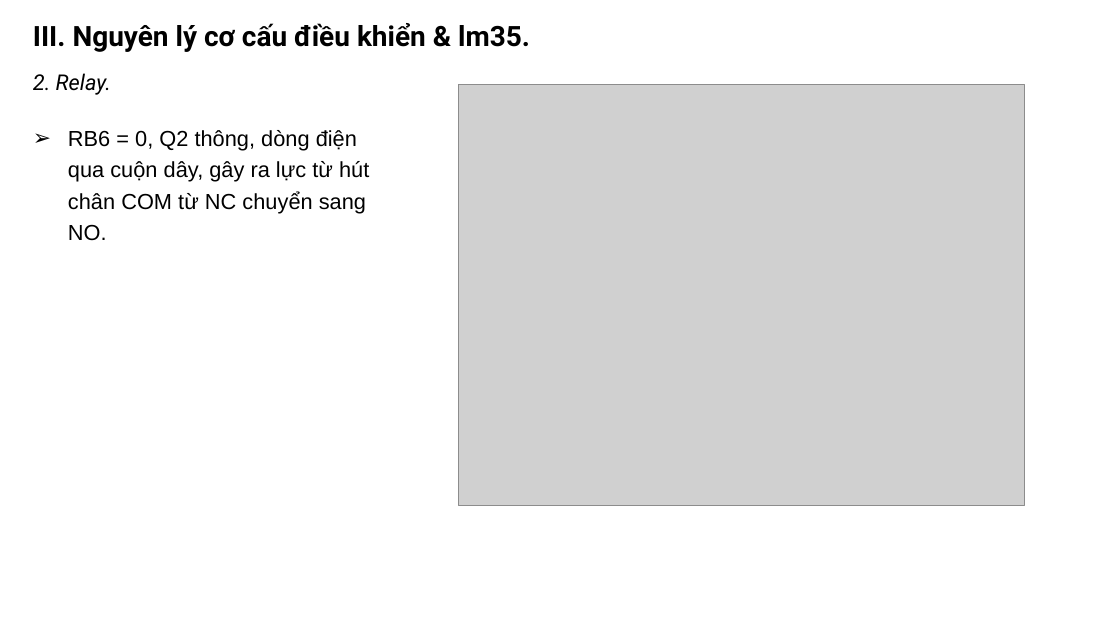
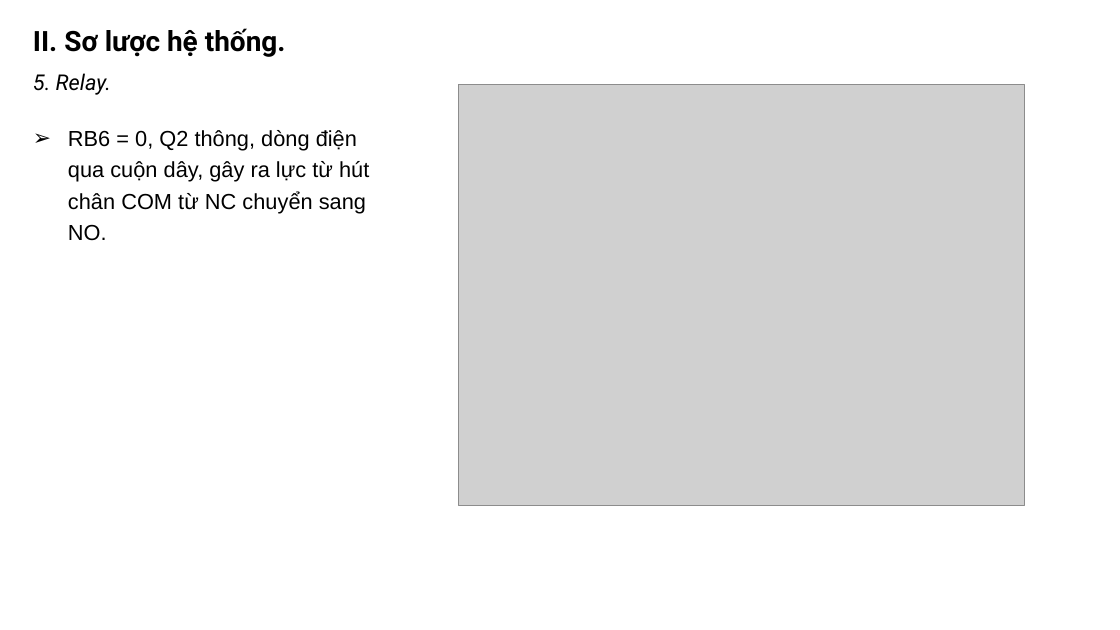
Before and after one commit to khanhnm08/HK_Egg_Incubator, a slide deck: slide 8 of Slide bao cao.pptx. Drawn at 1120x630 pixels with LibreOffice and Linux fonts; fonts in the diff are those of the drawing; grey boxes stand for pictures. Boxes give left, top, right and bottom in pixels: in the first picture for what was removed or moved away, otherwise in the second. Text is boxed around its words. In the diff, an @@ line names an element or a change of style, - is before the commit and + after.

```diff
--- a/Slide bao cao.pptx
+++ b/Slide bao cao.pptx
@@ text removed at [33,23,530,52] @@
-III. Nguyên lý cơ cấu điều khiển & lm35.
@@ text added at [33,28,286,57], 18 pt, text #000000, bold @@
+II. Sơ lược hệ thống.
@@ text at [33,73,111,95]: text changed @@
-2. Relay.
+5. Relay.
```
Also in this commit, not shown: 12 other slides changed, 3 slides added, 6 other files.
